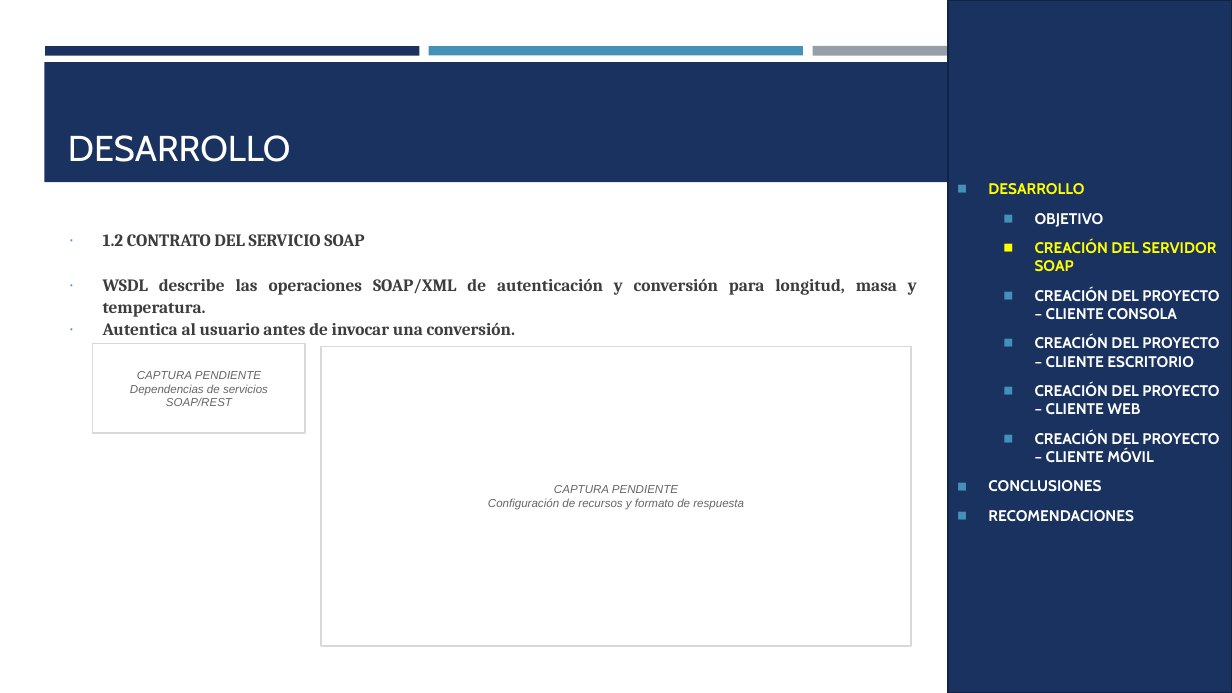
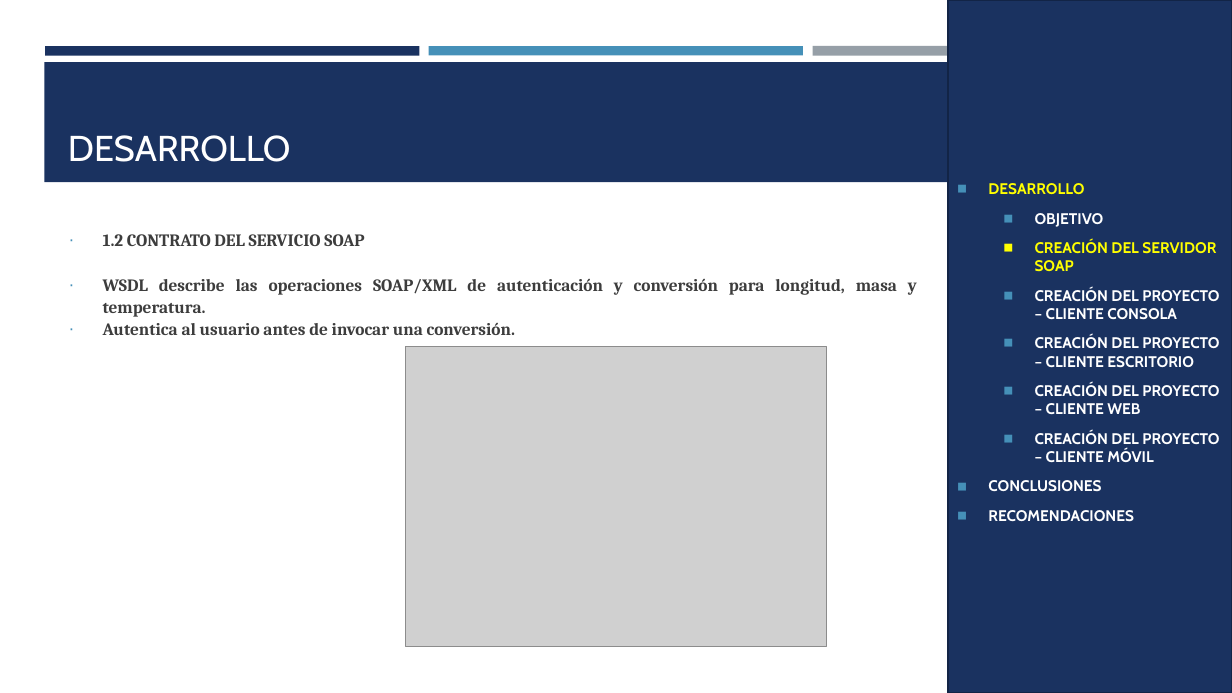
Before and after one commit to JulioViche/u1-sw-arch, a slide deck: slide 5 of TI.1.1. PAO202651_SOAP_JAVA_SINBDD_NRC36884_GR09/05. DOCUMENTACION/CONVUNI_SOAP_JAVA_GR09.pptx. Drawn at 1232x693 pixels with LibreOffice and Linux fonts; fonts in the diff are those of the drawing; grey boxes stand for pictures. Boxes give left, top, right and bottom in pixels: in the first picture for what was removed or moved away, otherwise in the second. Text is boxed around its words. In the diff, an @@ line names an element or a change of style, - is before the commit and + after.

Commit message:
docs(soap-java): completar manual y capturas de clientes
Actualiza el manual técnico y la presentación con capturas de los clientes de consola, escritorio, web y móvil, además de la evidencia del servidor y WSDL.

Conserva a Murillo Medina, Gabriel Omar y Viche Castillo, Julio Enrique en orden alfabético. Corrige las figuras del proyecto móvil y presenta LoginController y ConversionController como texto editable con sus rótulos y líneas legibles.

Incluye las capturas y la versión Markdown del manual. El DOCX se abrió en Word y se revisaron páginas renderizadas; la presentación se renderizó y no contiene marcadores de captura pendiente.

```diff
--- a/TI.1.1. PAO202651_SOAP_JAVA_SINBDD_NRC36884_GR09/05. DOCUMENTACION/CONVUNI_SOAP_JAVA_GR09.pptx
+++ b/TI.1.1. PAO202651_SOAP_JAVA_SINBDD_NRC36884_GR09/05. DOCUMENTACION/CONVUNI_SOAP_JAVA_GR09.pptx
@@ rectangle removed at [92,344,305,433] @@
-CAPTURA PENDIENTE
-Dependencias de servicios SOAP/REST
@@ rectangle removed at [321,347,911,646] @@
-CAPTURA PENDIENTE
-Configuración de recursos y formato de respuesta
@@ picture added at [406,347,827,646] @@
```
Also in this commit, not shown: 15 other slides changed, 18 other files.
